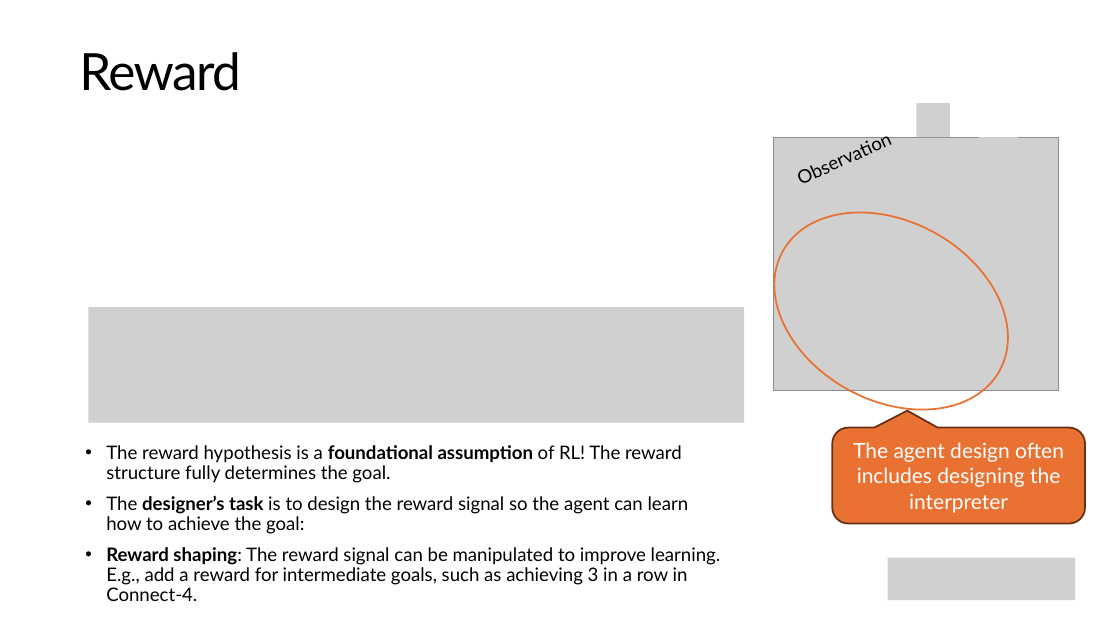
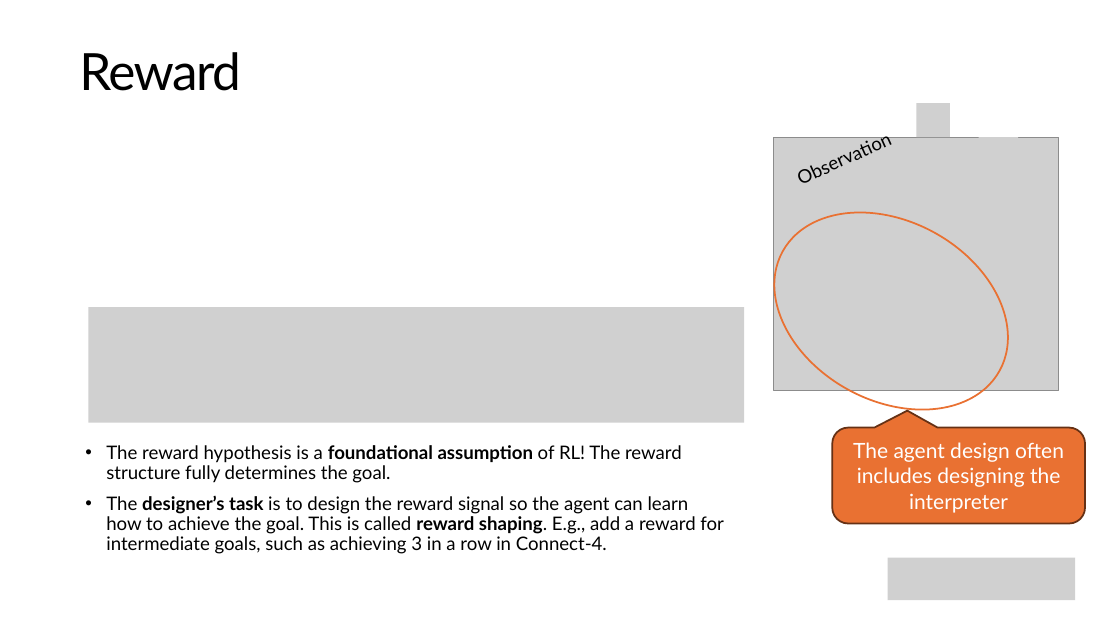
Before and after one commit to mhahsler/Introduction_to_Reinforcement_Learning, a slide deck: slide 17 of slides/Lecture_Chapter01.pptx. Drawn at 1120x630 pixels with LibreOffice and Linux fonts; fonts in the diff are those of the drawing; grey boxes stand for pictures. Boxes give left, top, right and bottom in pixels: in the first picture for what was removed or moved away, otherwise in the second. Text is boxed around its words. In the diff, an @@ line names an element or a change of style, - is before the commit and + after.

```diff
--- a/slides/Lecture_Chapter01.pptx
+++ b/slides/Lecture_Chapter01.pptx
@@ text at box(106, 496, 724, 554): text changed @@
-• The designer’s task is to design the reward signal so the agent can learn how to achieve the goal:
-• Reward shaping: The reward signal can be manipulated to improve learning. E.g., add a reward for intermediate goals, such as achieving 3 in a row in Connect-4.
+• The designer’s task is to design the reward signal so the agent can learn how to achieve the goal. This is called reward shaping. E.g., add a reward for intermediate goals, such as achieving 3 in a row in Connect-4.
```
Also in this commit, not shown: 8 other slides changed, 1 slide added, 2 slides removed, 21 other files.
